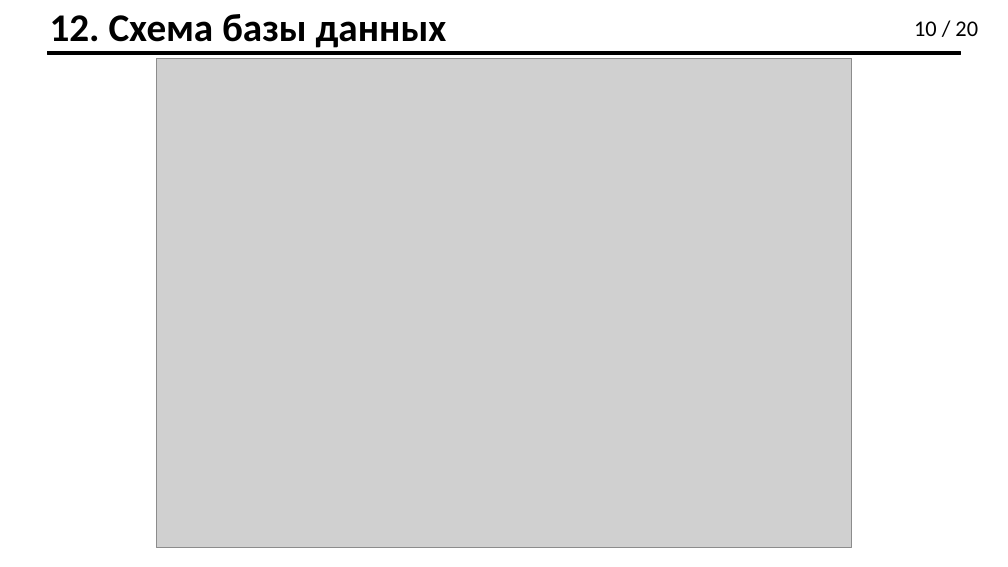
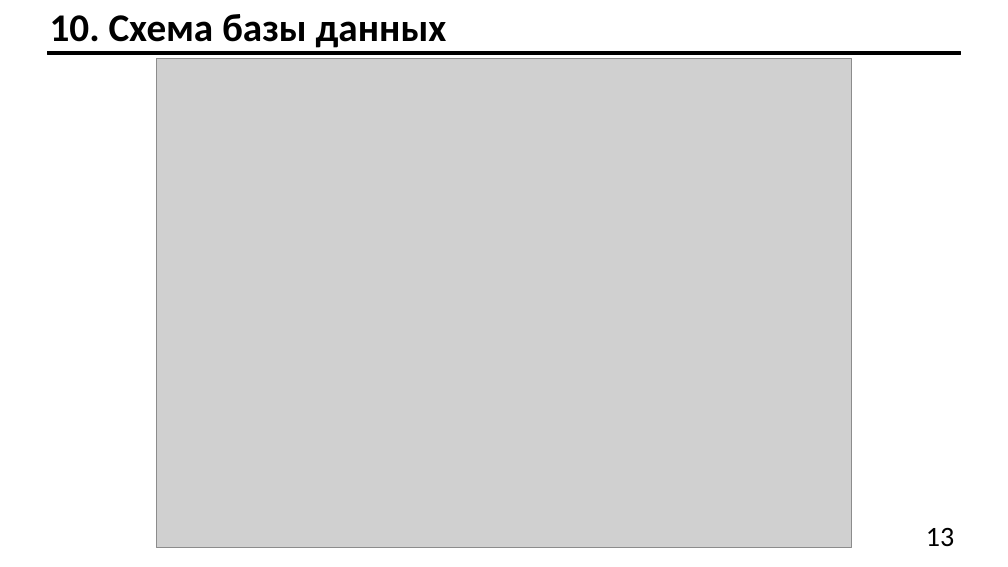
Before and after one commit to Effecktus/AcademicTopicSelectionService, a slide deck: slide 13 of docs/ilyin_pres.pptx (slide 10 before the commit). Drawn at 1008x567 pixels with LibreOffice and Linux fonts; fonts in the diff are those of the drawing; grey boxes stand for pictures. Boxes give left, top, right and bottom in pixels: in the first picture for what was removed or moved away, otherwise in the second. Text is boxed around its words. In the diff, an @@ line names an element or a change of style, - is before the commit and + after.

```diff
--- a/docs/ilyin_pres.pptx
+++ b/docs/ilyin_pres.pptx
@@ text at (50, 14, 447, 48): text changed @@
-12. Схема базы данных
+10. Схема базы данных
@@ text removed at (914, 21, 978, 36) @@
-10 / 20
@@ text added at (926, 527, 954, 547), 20 pt, text #000000 @@
+13
```
Also in this commit, not shown: 19 other slides changed, 3 slides added, 23 other files.
